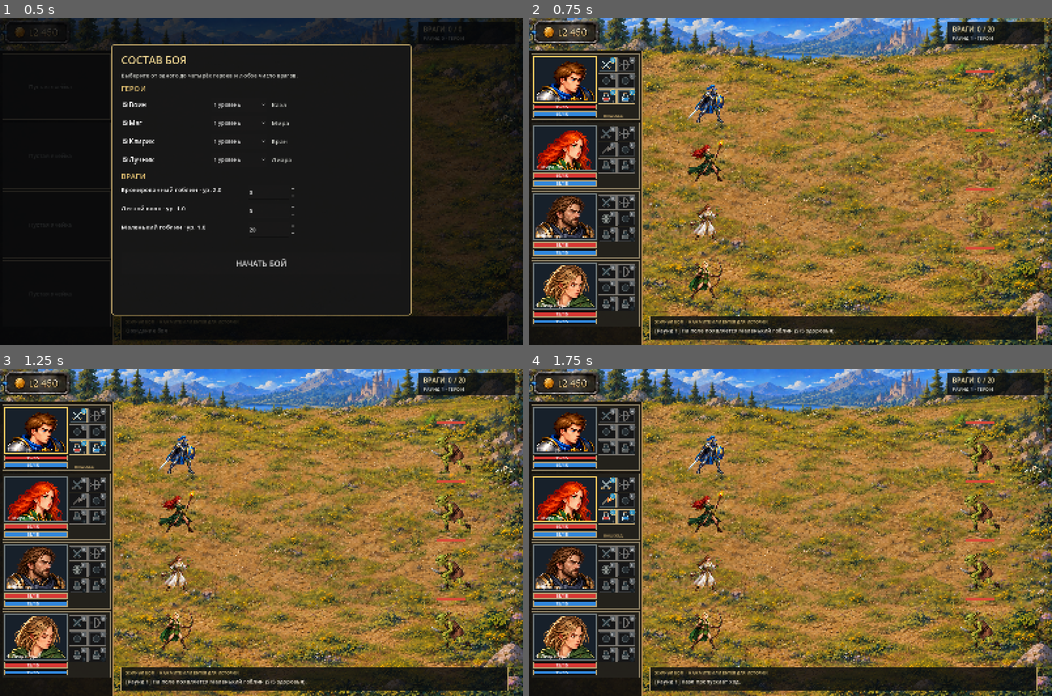
Above: before the commit, frames 1-4 (two rows, left to right).
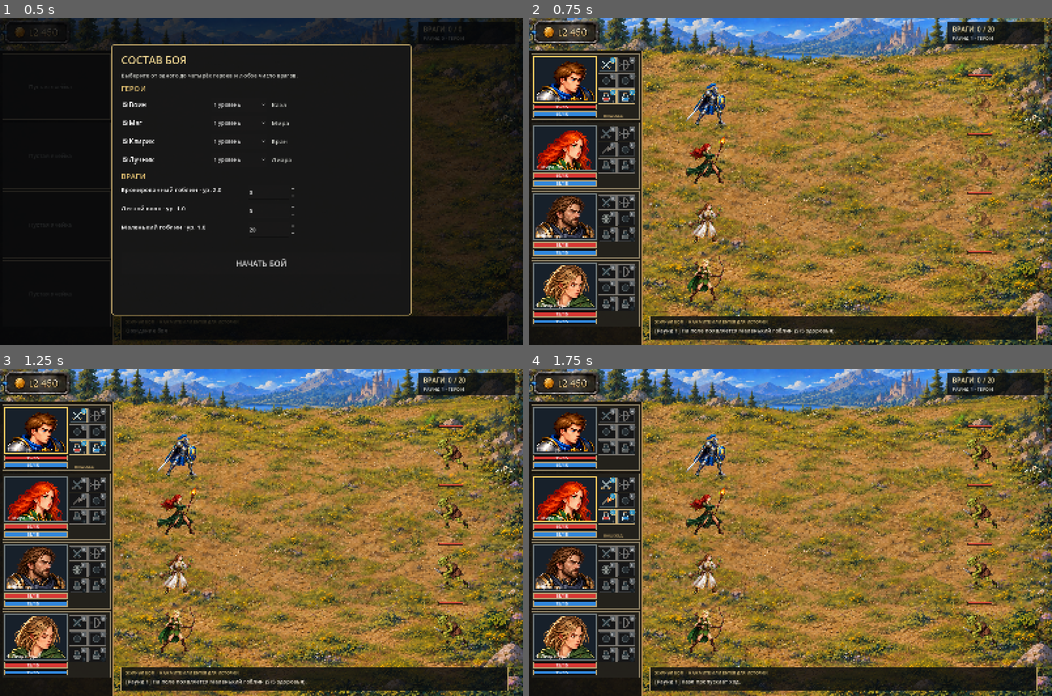
Above: after the commit, the same moments.

Repository: StudenetskiyAlexander/mm0
Game: Godot game, scene res://scenes/main.tscn
The game is run twice, just before and just after one commit, with the same random seed, the same clock (stepped at 60 frames per second) and the same inputs.
Inputs (mouse positions are in pixels of both pictures, inside the frame that each line leads up to):
- Up to frame 1 (0.5 s): no input
- Up to frame 2 (0.75 s): click "НАЧАТЬ БОЙ" at 0.5 s
- Up to frame 3 (1.25 s): no input
- Up to frame 4 (1.75 s): tap Enter at 1.25, 1.35 s; move the mouse to (905, 516) at 1.27 s; hold W from 1.28 s (still down); click (905, 516) at 1.42 s; tap Space at 1.52 s

Frame 1 is identical in both runs. In frame 2, 2.4% of the frame differs, in the area x 30-90%, y 16-87%; in frame 3, 2.9%; in frame 4, 2.9%.

Commit message:
Adjust hero and goblin battle sprite sizes

Diff:
--- a/scripts/main.gd
+++ b/scripts/main.gd
@@ -27,6 +27,8 @@
 const SLOT_ACTIONS := ["melee_attack", "shoot", "spell", "unused", "health_potion", "mana_potion"]
 const SLOT_KEYS := ["Q", "W", "E", "R", "A", "S"]
 const ANIMATION_ATLAS_WIDTH_SCALE := 1.25
+const HERO_BATTLE_SPRITE_SCALE := 1.10
+const GOBLIN_BATTLE_SPRITE_SCALE := 0.85
 
 var catalog = CATALOG.new()
 var battle = BATTLE.new()
@@ -394,16 +396,23 @@
 		var spawn: Dictionary = spawn_animations[unit_id]
 		tint.a *= clampf(float(spawn["elapsed"]) / float(spawn["duration"]), 0.0, 1.0)
 	var size := Vector2(170, 170) if unit.is_hero else Vector2(168, 168)
-	if not unit.is_hero and unit.id() == "forest_wolf":
+	if unit.is_hero:
+		size *= HERO_BATTLE_SPRITE_SCALE
+	elif unit.id() == "forest_wolf":
 		size = Vector2(194, 160)
+	elif unit.id() == "small_goblin" or unit.id() == "armored_goblin":
+		size *= GOBLIN_BATTLE_SPRITE_SCALE
 	size.x *= ANIMATION_ATLAS_WIDTH_SCALE
 	var center: Vector2 = _unit_position(unit)
 	var destination := Rect2(center - Vector2(size.x * 0.5, size.y * 0.56), size)
 	_draw_sprite_frame(sheet, destination, frame, row, fall_row + 1, tint)
 	if not unit.is_hero and unit.conscious():
 		var ratio: float = clampf(float(unit.health) / float(maxi(1, unit.max_health())), 0.0, 1.0)
-		draw_rect(Rect2(center + Vector2(-45, -93), Vector2(90, 7)), Color(0.12, 0.04, 0.04, 0.8), true)
-		draw_rect(Rect2(center + Vector2(-44, -92), Vector2(88.0 * ratio, 5)), Color("d84b39"), true)
+		var is_goblin: bool = unit.id() == "small_goblin" or unit.id() == "armored_goblin"
+		var bar_width: float = 76.0 if is_goblin else 90.0
+		var bar_y: float = -82.0 if is_goblin else -93.0
+		draw_rect(Rect2(center + Vector2(-bar_width * 0.5, bar_y), Vector2(bar_width, 7)), Color(0.12, 0.04, 0.04, 0.8), true)
+		draw_rect(Rect2(center + Vector2(1.0 - bar_width * 0.5, bar_y + 1.0), Vector2((bar_width - 2.0) * ratio, 5)), Color("d84b39"), true)
 
 
 func _draw_sprite_frame(sheet: Texture2D, destination: Rect2, column: int, row: int, rows: int, tint: Color) -> void:
Not shown, changed: README.md
